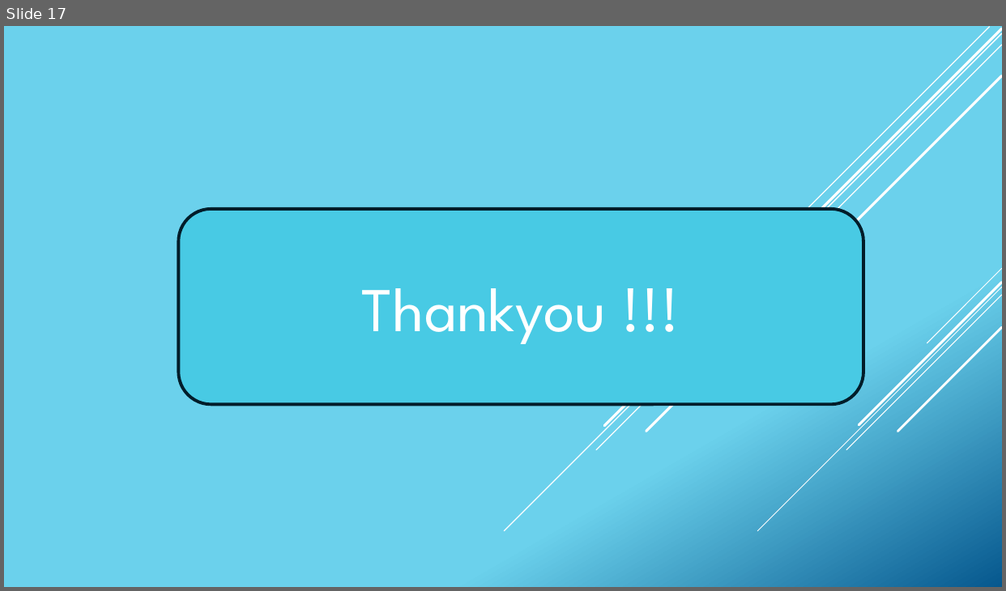
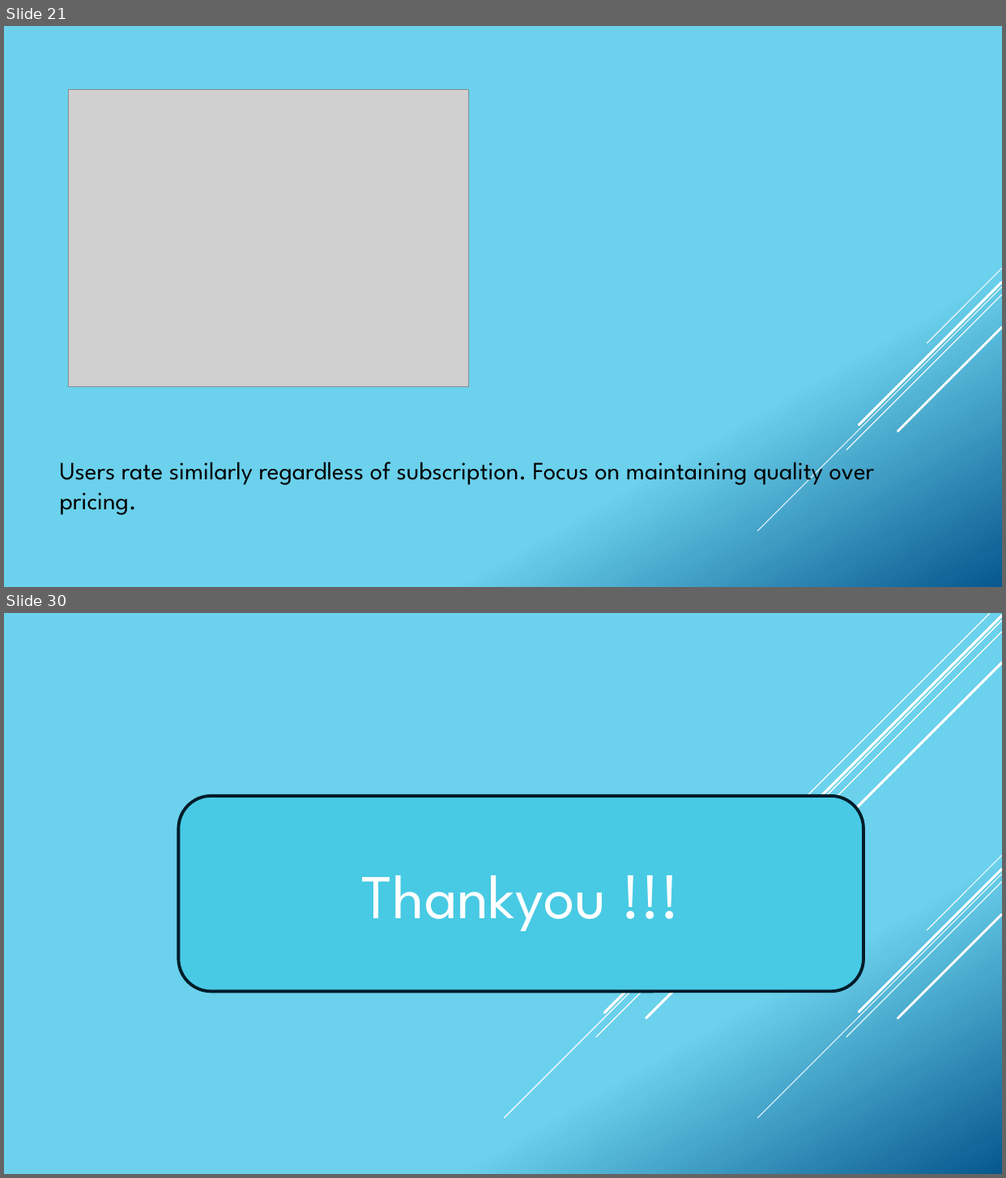
Before and after one commit to fivelidz/data-analytics-project, a slide deck: presentation/Presentation_Laura.pptx. Shown one above the other, each under a label of ours: slide 17 before the commit, slides 21 and 30 after it; the slides between them are not shown. The pictures are 1006x591 and 1006x1178 pixels, drawn with LibreOffice and Linux fonts; fonts in the diff are those of the drawing; grey boxes stand for pictures. Boxes give left, top, right and bottom in pixels: in the first picture for what was removed or moved away, otherwise in the second. Text is boxed around its words. In the diff, an @@ line names an element or a change of style, - is before the commit and + after.

```diff
--- a/presentation/Presentation_Laura.pptx
+++ b/presentation/Presentation_Laura.pptx
@@ slide 21 added at (4,26,1002,587), background gradient #6ED2EB to #06588E; not listed: 5 template elements that a slide beside it also shows @@
@@ picture added at (68,90,468,387) @@
@@ text added at (60,454,875,515), 24 pt, text #000000 @@
+Users rate similarly regardless of subscription. Focus on maintaining quality over pricing.
@@ what was slide 17 is now slide 30 @@
```
Also in this commit, not shown: 12 other slides added, 2 other files.
